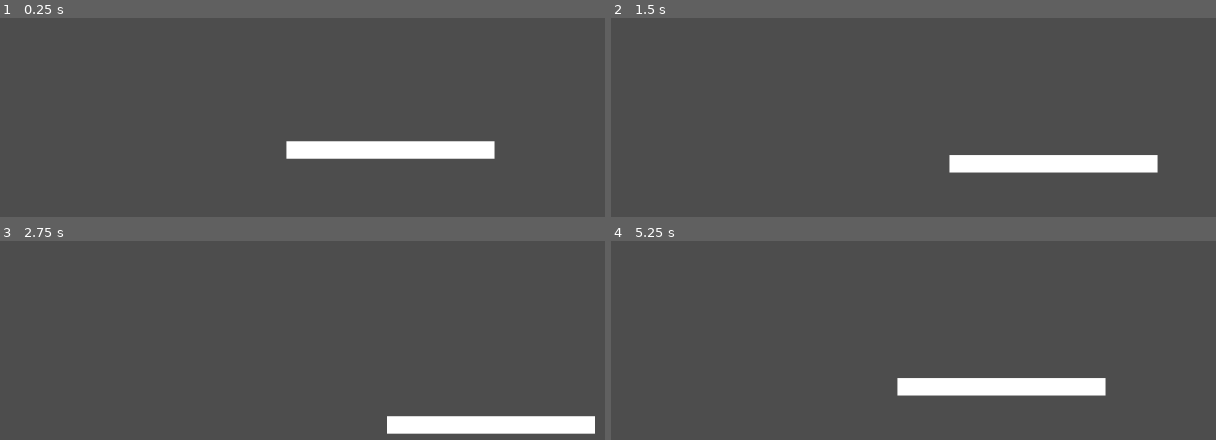
Above: before the commit, frames 1-4 (two rows, left to right).
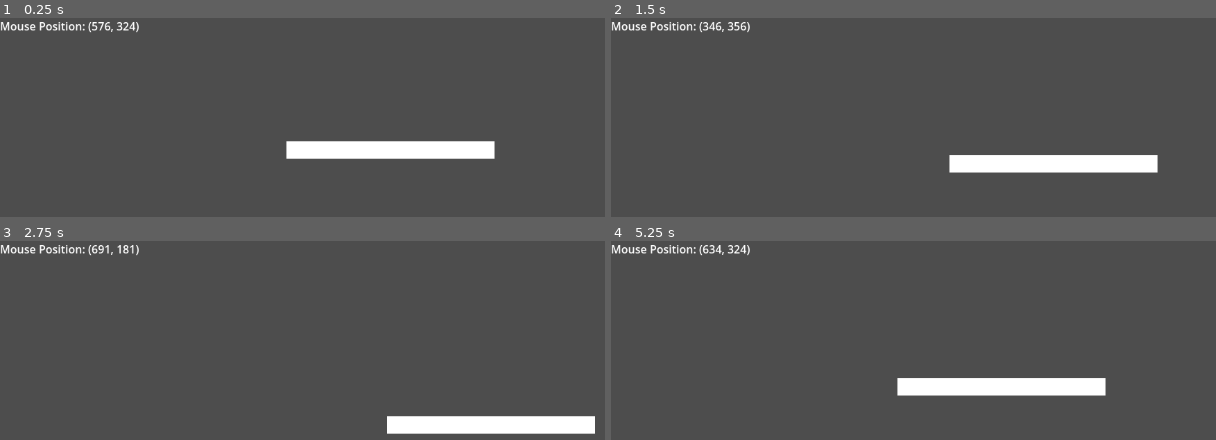
Above: after the commit, the same moments.

Repository: Nockiest/organization-game
Game: Godot game, scene res://scenes/gameLoop.tscn
Two runs of this game, one before a commit and one after it. Both use one fixed random seed, a clock stepped at 60 frames per second and the inputs below.
Inputs (mouse positions are in pixels of both pictures, inside the frame that each line leads up to):
- Up to frame 1 (0.25 s): no input
- Up to frame 2 (1.5 s): tap Enter at 0.5 s; move the mouse to (outside the picture) at 0.52 s; hold D (move_right) 0.53-1.28 s; move the mouse to (outside the picture) at 1.27 s; hold S (move_down) from 1.28 s (still down)
- Up to frame 3 (2.75 s): move the mouse to (477, 366) at 2.02 s; release S (move_down) at 2.03 s; hold D (move_right) from 2.03 s (still down)
- Up to frame 4 (5.25 s): move the mouse to (outside the picture) at 2.77 s; release D (move_right) at 2.78 s; hold W (move_up) 2.78-3.53 s; move the mouse to (outside the picture) at 3.52 s; hold Left (move_left) 3.53-5.03 s; move the mouse to (768, 398) at 4.27 s; move the mouse to (outside the picture) at 5.02 s; hold S (move_down) from 5.03 s (still down)

The runs differ from the first frame. In frame 1, 0.6% of the frame differs, in the area x 0-23%, y 2-8%; in frame 2, 0.6%; in frame 3, 0.5%; in frame 4, 0.6%.

Commit message:
improved debug window

Diff:
--- a/modules/Mdebug/Mdebug.gd
+++ b/modules/Mdebug/Mdebug.gd
@@ -2,26 +2,34 @@
 extends CanvasLayer
 
 # Exported debug values
-@export var num_labels: int = 0
+@export var num_labels: int = 1
+@onready var vbox_container = $VBoxContainer
+func _ready() -> void:
 
-var debug_label: Label
-
-# Called when the node enters the scene tree for the first time.
-func _ready() -> void:
-	var vbox_container = VBoxContainer.new()
-	vbox_container.add_child(debug_label)
-	add_child(vbox_container)
-	# Create a new label
+	# Create labels based on the value of num_labels
 	for i in range(num_labels):
 		var label = Label.new()
+		# Set unique names for the labels
+		label.name = "DebugLabel_" + str(i)
 		label.text = "Debug Values:"
-		vbox_container.add_child(debug_label)
+		# Add the label to the VBoxContainer
+		vbox_container.add_child(label)
 
-	# Create a VBoxContainer to hold the label
-
-
-# Called every frame. 'delta' is the elapsed time since the previous frame.
 func _process(delta: float) -> void:
-	# Update the label text with debug values
-	for child in self.get_child(0).get_children():
-		child.text =  str(get_viewport().get_mouse_position())
+	# Update the text of each label with mouse position
+	for i in range(num_labels):
+		var label_name = "DebugLabel_" + str(i)
+		var label = $VBoxContainer.get_node(label_name)
+		if label:
+			label.text = "Mouse Position: " + str(get_viewport().get_mouse_position())
+func track_value(value_name: String, value: Variant) -> void:
+	# Create a new label for the tracked value
+	var label = Label.new()
+	# Set unique names for the labels
+	label.name = "DebugLabel_" + str(num_labels)
+	# Set the text of the label to display the tracked value
+	label.text = value_name + ": " + str(value)
+	# Increment the number of labels
+	num_labels += 1
+	# Add the label to the VBoxContainer
+	vbox_container.add_child(label)
--- a/modules/MkeyMovement/MkeyMovement.gd
+++ b/modules/MkeyMovement/MkeyMovement.gd
@@ -23,7 +23,7 @@
 
 	# Normalize the input vector to ensure consistent speed in all directions
 	input_vector = input_vector.normalized()
-	print('moving',input_vector)
+
 	# Move the parent node based on input
 	var motion = input_vector * speed * delta
 	# Translate the parent node's position
